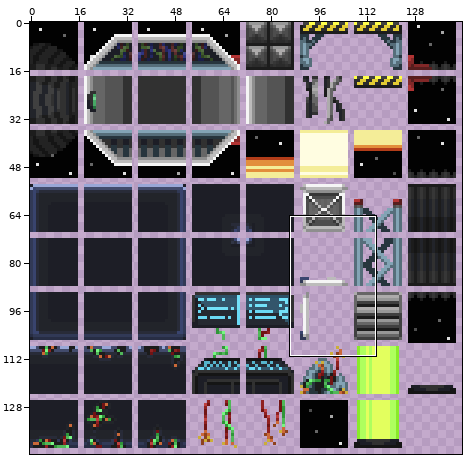
Edited in one commit: sprite sheet (gfx/levelOneTiles.png). Above: a wide view before the commit, with the close-up outlined.
Close-up. First the earlier version:
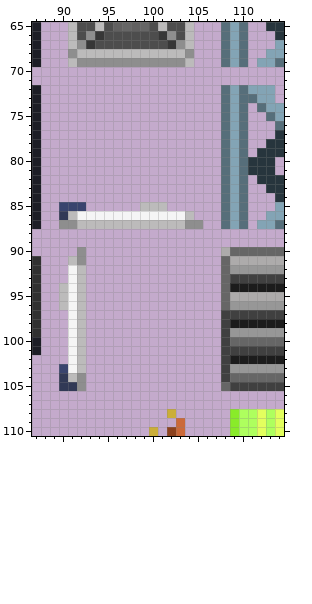
The file is 144x144 pixels. Colours within 5 levels of each other are drawn and written as one. Shown: x 87..114, y 65..110. The commit also changed other parts of the picture, which this record leaves out.
New version:
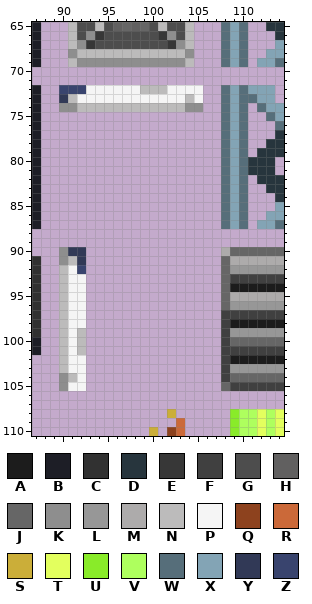
Palette (. is transparent): A #1c1c1c  B #1d1e26  C #313131  D #27353d  E #373737  F #404040  G #4d4d4d  H #616060  J #666666  K #8e8e8e  L #979797  M #adabab  N #bcbbbb  P #f5f5f5  Q #8d421e  R #cb6939  S #cbae39  T #e3ff5e  U #89eb29  V #aeff5e  W #566e7a  X #83a4b5  Y #313956  Z #39446e
From old to new:
Colour K now appears in row 74 at x 90 to 91 and 104 to 105; in rows 90 to 91 at x 90.
The author changed colour Y to colour K in rows 104 to 105 at x 90.
Colour N now appears in row 72 at x 99 to 101; in row 73 at x 91 and 104; in row 74 at x 92 to 103; in rows 92 to 93 at x 90; in rows 97 to 102 at x 90.
The author changed colour Z to colour N in row 103 at x 90.
Colour P now appears in row 72 at x 93 to 98 and 102 to 105; in row 73 at x 92 to 103 and 105.
The author changed colour K to colour P in rows 104 to 105 at x 92.
The author changed colour N to colour P in rows 93 to 98 at x 92; in rows 102 to 103 at x 92.
The author changed colour Y to colour P in row 105 at x 91.
Colour Y now appears in row 73 at x 90; in row 90 at x 91.
The author changed colour K to colour Y in rows 90 to 91 at x 92.
Colour Z now appears in row 72 at x 90 to 92.
The author changed colour N to colour Z in row 92 at x 92.
Colour K is removed in row 87 at x 90 to 91 and 104 to 105.
Colour N is removed in row 85 at x 99 to 101; in row 86 at x 91 and 104; in row 87 at x 92 to 103.
Colour P is removed in row 86 at x 92 to 103.
Colour Y is removed in row 86 at x 90.
Colour Z is removed in row 85 at x 90 to 92.
